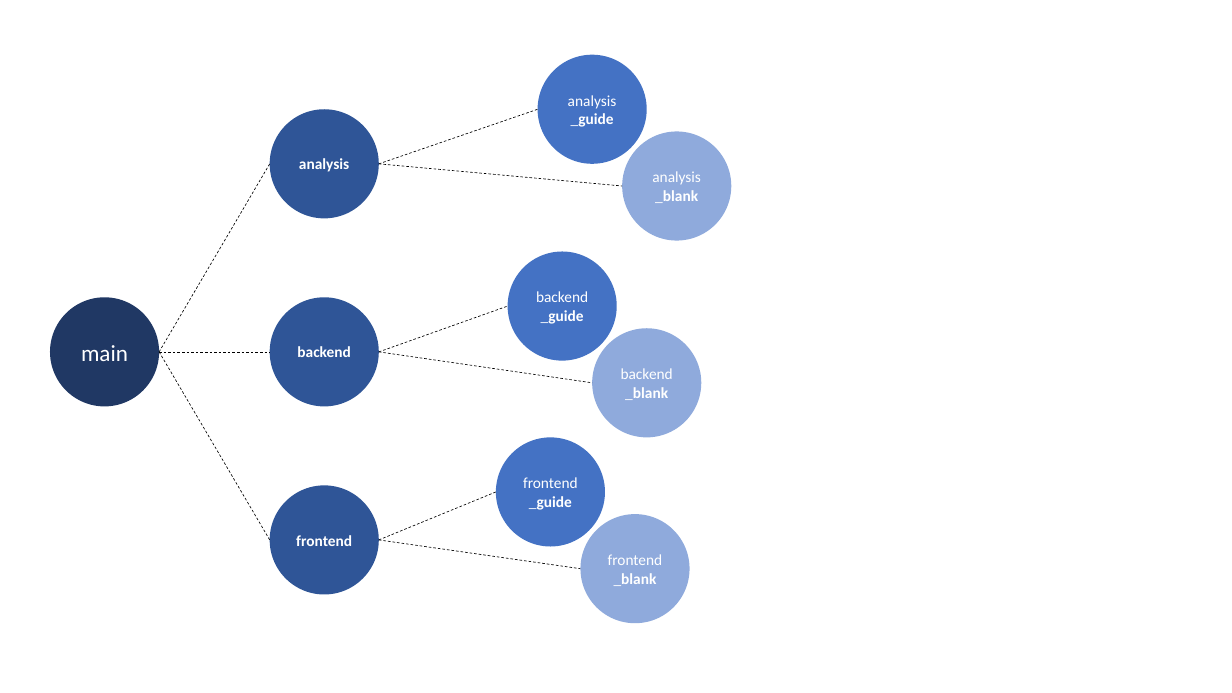
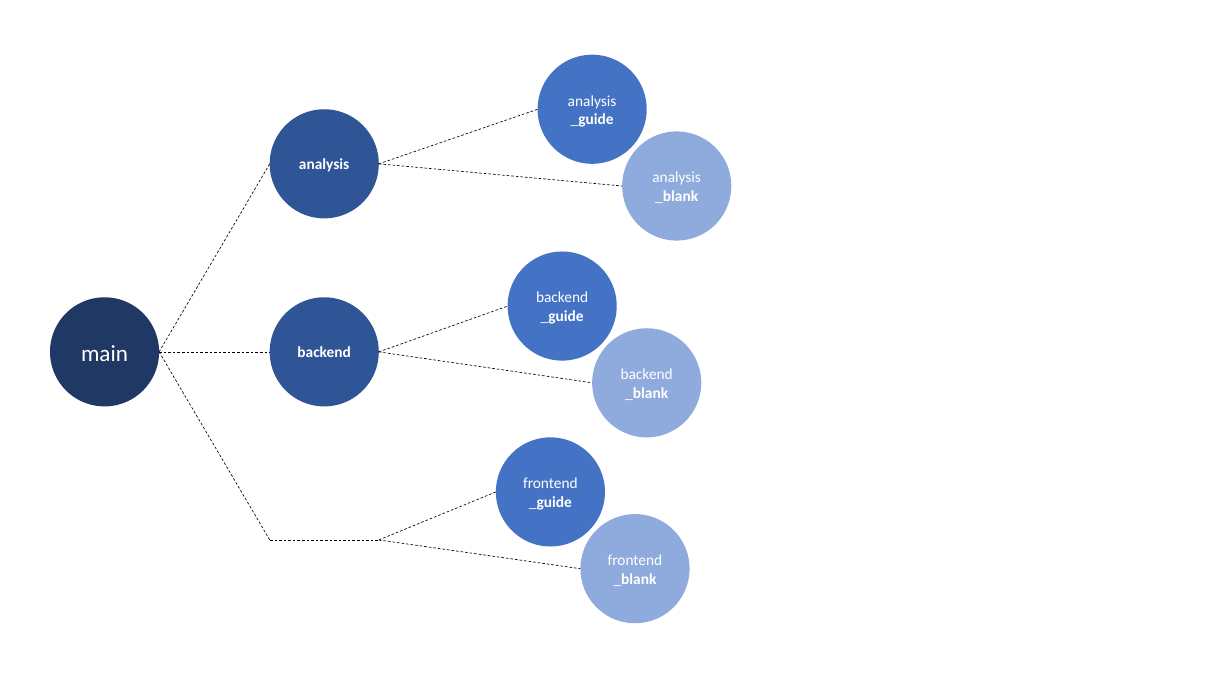
Before and after one commit to trinnovative/workshop-machine_learning_and_software_development, a slide deck: slide 1 of images/git_branches.pptx. Drawn at 1232x693 pixels with LibreOffice and Linux fonts; fonts in the diff are those of the drawing. Boxes give left, top, right and bottom in pixels: in the first picture for what was removed or moved away, otherwise in the second. Text is boxed around its words. In the diff, an @@ line names an element or a change of style, - is before the commit and + after.

```diff
--- a/images/git_branches.pptx
+++ b/images/git_branches.pptx
@@ ellipse removed at bbox=[270, 485, 379, 594] @@
-frontend
@@ line added from (270, 540) to (381, 540), #000000 0.5 pt dashed @@
```
Also in this commit, not shown: 5 other files.
